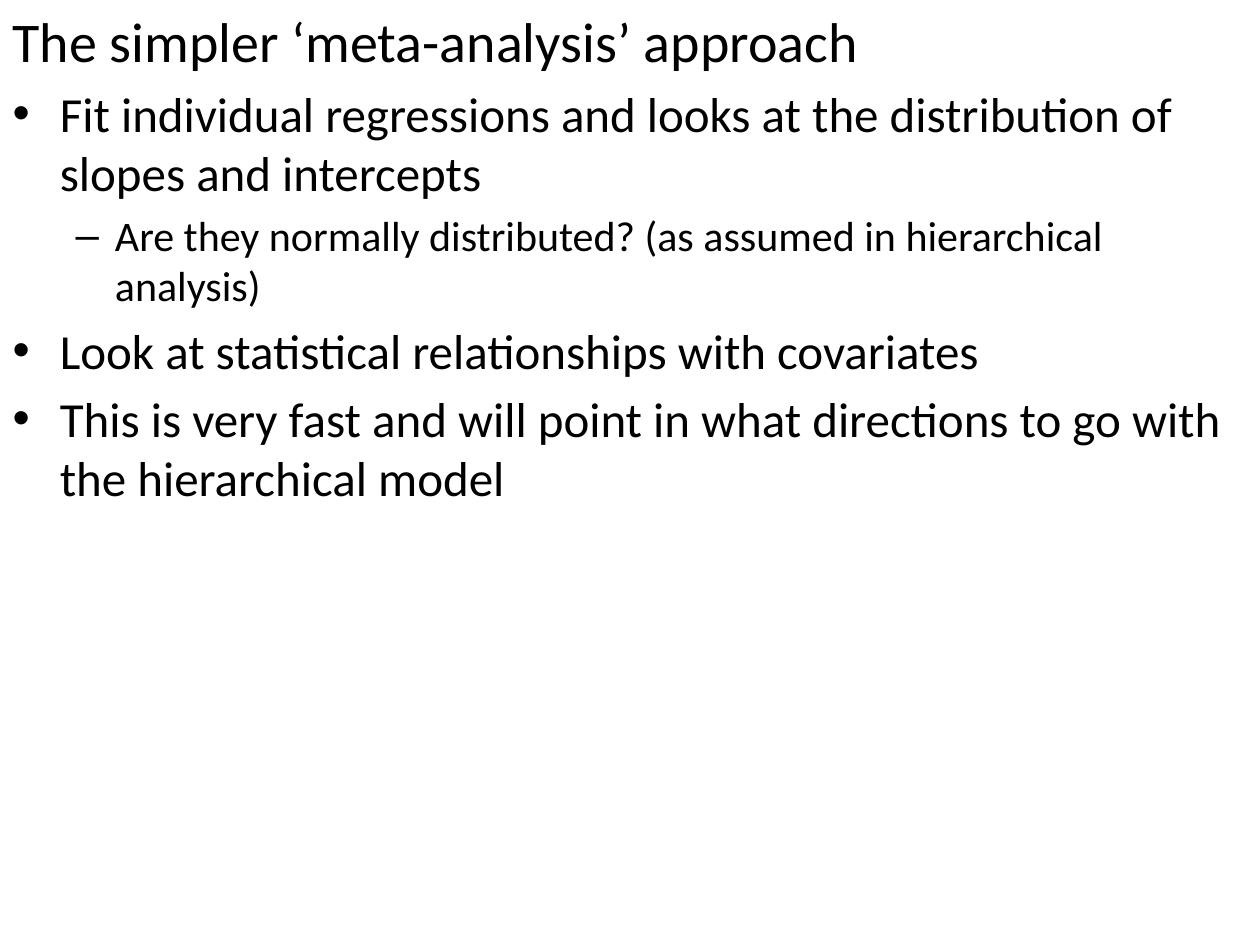
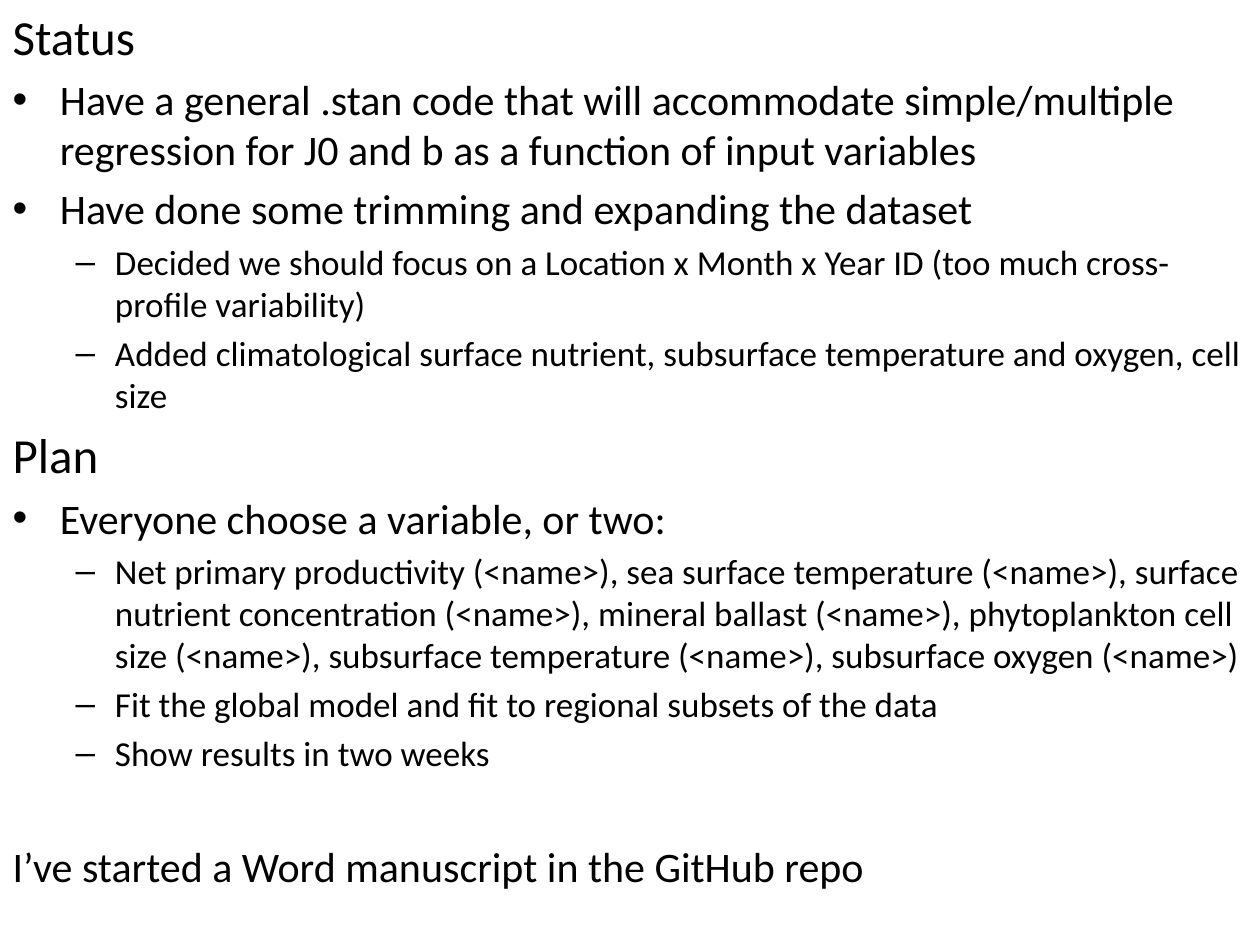
Before and after one commit to yaramohajerani/Probabilistic_Bayesian_Modeling, a slide deck: slide 1 of greg/docs/individual_regressions.pptx. Drawn at 1260x945 pixels with LibreOffice and Linux fonts; fonts in the diff are those of the drawing. Boxes give left, top, right and bottom in pixels: in the first picture for what was removed or moved away, otherwise in the second. Text is boxed around its words. In the diff, an @@ line names an element or a change of style, - is before the commit and + after.

Commit message:
new dataset

```diff
--- a/greg/docs/individual_regressions.pptx
+++ b/greg/docs/individual_regressions.pptx
@@ text at [13, 23, 1240, 889]: text changed; size 28 to 20 pt @@
-The simpler ‘meta-analysis’ approach
-• Fit individual regressions and looks at the distribution of slopes and intercepts
-  – Are they normally distributed? (as assumed in hierarchical analysis)
-• Look at statistical relationships with covariates
-• This is very fast and will point in what directions to go with the hierarchical model
+Status
+• Have a general .stan code that will accommodate simple/multiple regression for J0 and b as a function of input variables
+• Have done some trimming and expanding the dataset
+  – Decided we should focus on a Location x Month x Year ID (too much cross-profile variability)
+  – Added climatological surface nutrient, subsurface temperature and oxygen, cell size
+Plan
+• Everyone choose a variable, or two:
+  – Net primary productivity (<name>), sea surface temperature (<name>), surface nutrient concentration (<name>), mineral ballast (<name>), phytoplankton cell size (<name>), subsurface temperature (<name>), subsurface oxygen (<name>)
+  – Fit the global model and fit to regional subsets of the data
+  – Show results in two weeks
+I’ve started a Word manuscript in the GitHub repo
```
Also in this commit, not shown: 2 slides added, 2 slides removed, 20 other files.
